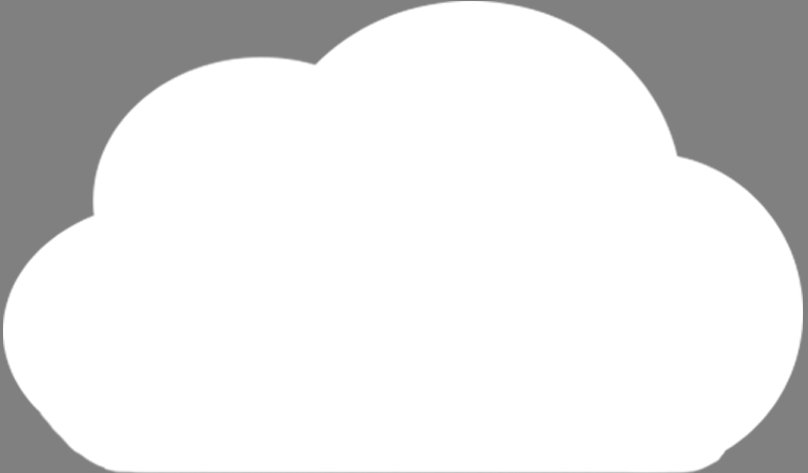
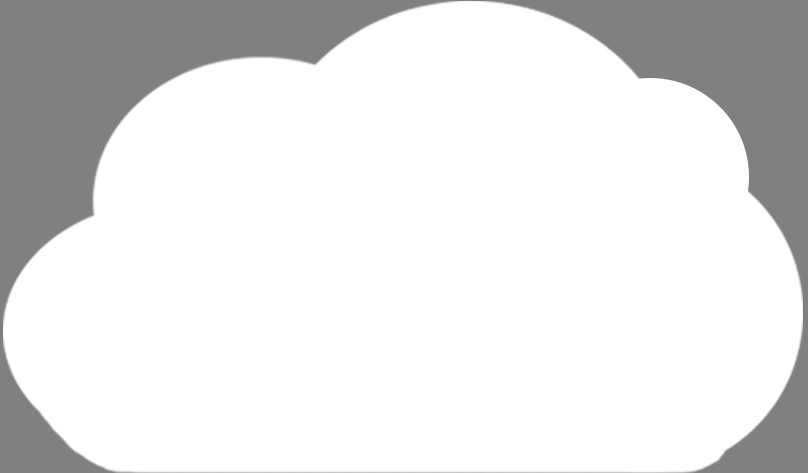
Revision of a layered 808 x 473 image; what changed, layer by layer:
added layer "Ellipse 7" above "Ellipse 4 copy" over [left=638, top=78, right=749, bottom=193]
